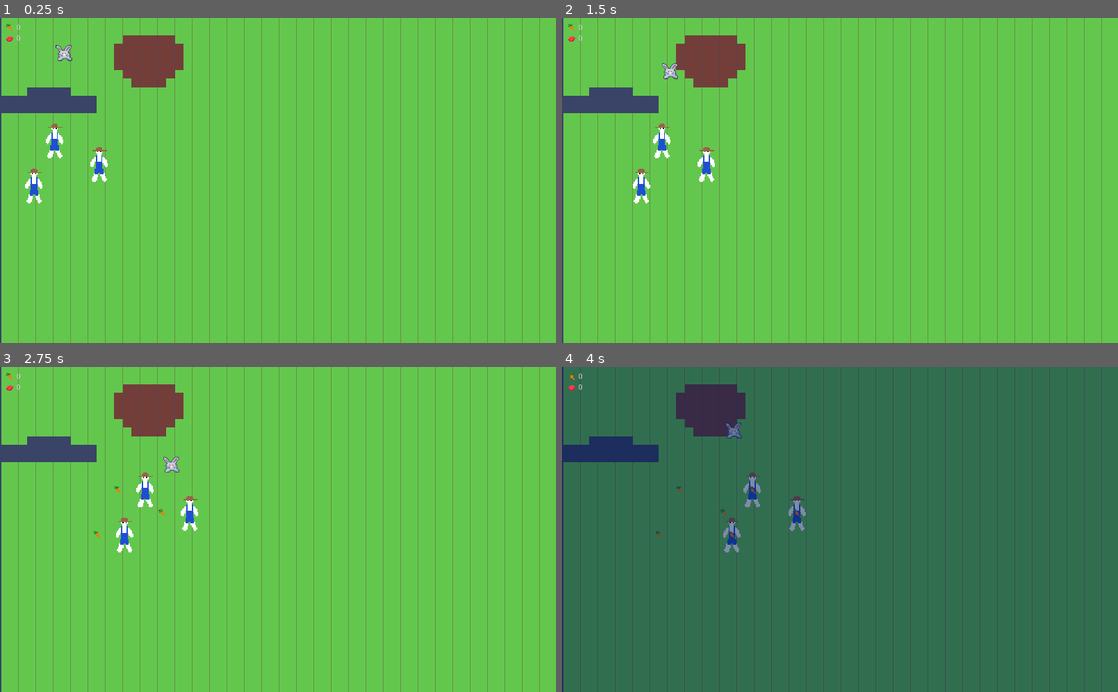
Above: before the commit, frames 1-4 (two rows, left to right).
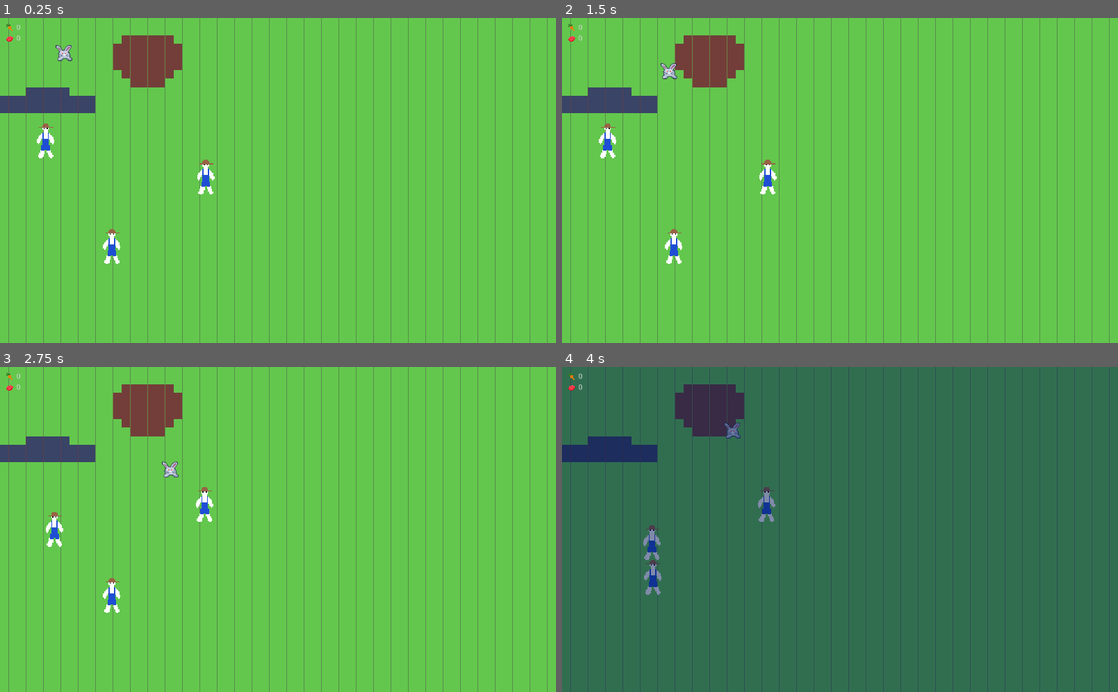
Above: after the commit, the same moments.

Repository: axerosh/rabbit-rampage
Game: Godot game, scene res://level.tscn
Same seed, same stepped clock (60 frames per second), same inputs: the game is played once before the commit and once after it.
Inputs:
- Up to frame 1 (0.25 s): no input
- Up to frame 2 (1.5 s): hold D (move_right) 0.53-1.28 s; hold Space (attack) 0.53-1.28 s; hold S (move_down) from 1.28 s (still down); tap Space (attack) at 1.35 s
- Up to frame 3 (2.75 s): release S (move_down) at 2.03 s; hold D (move_right) from 2.03 s (still down); hold Space (attack) from 2.03 s (still down)
- Up to frame 4 (4 s): release D (move_right) at 2.78 s; release Space (attack) at 2.78 s; hold W (move_up) 2.78-3.53 s; tap Space (attack) at 2.85 s; hold A (move_left) from 3.53 s (still down); hold Space (attack) from 3.53 s (still down)

The runs differ from the first frame. In frame 1, 9.0% of the frame differs, in the area x 0-99%, y 0-100%; in frame 2, 9.1%; in frame 3, 9.2%; in frame 4, 9.1%.

Commit message:
Add randomwalk for farmers

Diff:
--- /dev/null
+++ b/autoload/lookup.gd
@@ -0,0 +1,19 @@
+extends Node
+
+
+func _find_LevelNavigation(node):
+	for child in node.get_children():
+		if child is LevelNavigation:
+			return child
+		elif child.get_child_count() > 0:
+			var nav2d = _find_LevelNavigation(child)
+			if nav2d != null:
+				return nav2d
+	return null
+
+
+func find_LevelNavigation():
+	var nav2d = _find_LevelNavigation(get_node("/root"))
+	if nav2d == null:
+		push_error("There is no LevelNavigation in the scene!")
+	return nav2d
--- a/humans/farmer.gd
+++ b/humans/farmer.gd
@@ -4,20 +4,52 @@
 const flesh_scene: PackedScene = preload("res://collectables/flesh.tscn");
 const carrot_scene: PackedScene = preload("res://collectables/carrot.tscn");
 
-const time_between_drops: float = 2.0;
-const speed: Vector2 = Vector2(4000, 0);
+const min_time_between_drops: float = 2.0;
+const max_time_between_drops: float = 10.0;
+const speed: float = 4000.0
+const min_time_waiting: float = 0.5;
+const max_time_waiting: float = 3.5;
 
-var time_until_drop: float = time_between_drops;
+var time_between_drops: float = rand_range(min_time_between_drops, max_time_between_drops)
+var time_until_drop: float = time_between_drops
+var waiting_time: float = rand_range(min_time_waiting, max_time_waiting)
+
 var carrots_dropped: int = 0;
 
+var walk_path: PoolVector2Array = PoolVector2Array([])
+
+
 func _physics_process(delta: float) -> void:
-	var _movement: Vector2 = move_and_slide(speed * delta)
+	move_along_path(speed * delta)
+
+
+func move_along_path(distance: float):
+	if walk_path.size() == 0:
+		return
+
+	var start_point = position
+	var next_point = walk_path[0]
+	var distance_to_next = start_point.distance_to(next_point)
+	var direction = (next_point - position).normalized()
+	if distance <= distance_to_next:
+		move_and_slide(direction * distance)
+	else:
+		move_and_slide(direction * (distance - distance_to_next))
+		walk_path.remove(0)
+
 
 func _process(delta: float) -> void:
 	time_until_drop -= delta;
 	if (time_until_drop <= 0.0):
 		time_until_drop = time_between_drops;
 		drop_carrot()
+
+	if walk_path.size() == 0:
+		if waiting_time > 0:
+			waiting_time -= delta
+		elif waiting_time <= 0:
+			walk_path = Lookup.find_LevelNavigation().get_random_walk_path(position)
+			waiting_time = rand_range(min_time_waiting, max_time_waiting)
 
 func drop_carrot() -> void:
 	var carrot: Carrot = carrot_scene.instance();
--- a/level.tscn
+++ b/level.tscn
@@ -1,8 +1,9 @@
-[gd_scene load_steps=9 format=2]
+[gd_scene load_steps=10 format=2]
 
 [ext_resource path="res://images/tileset.png" type="Texture" id=1]
 [ext_resource path="res://rabbit/Rabbit.tscn" type="PackedScene" id=2]
 [ext_resource path="res://humans/farmer.tscn" type="PackedScene" id=3]
+[ext_resource path="res://level_navigation.gd" type="Script" id=4]
 
 [sub_resource type="NavigationPolygon" id=4]
 vertices = PoolVector2Array( 16, 16, 0, 16, 0, 0, 16, 0 )
@@ -73,48 +74,36 @@
 } ]
 2/z_index = 0
 
-[sub_resource type="GDScript" id=5]
-script/source = "extends TileMap
-
-
-# Declare member variables here. Examples:
-# var a = 2
-# var b = \"text\"
-
-
-# Called when the node enters the scene tree for the first time.
-func _ready():
-	pass # Replace with function body.
-
-
-# Called every frame. 'delta' is the elapsed time since the previous frame.
-#func _process(delta):
-#	pass
-"
+[sub_resource type="NavigationPolygon" id=6]
+vertices = PoolVector2Array( 364, 50, 994, 38, 991, 552, 365, 166, 31, 555, 206, 214, 29, 214, 208, 169 )
+polygons = [ PoolIntArray( 0, 1, 2, 3 ), PoolIntArray( 3, 2, 4, 5 ), PoolIntArray( 4, 6, 5 ), PoolIntArray( 3, 5, 7 ) ]
+outlines = [ PoolVector2Array( 29, 214, 206, 214, 208, 169, 365, 166, 364, 50, 994, 38, 991, 552, 31, 555 ) ]
 
 [node name="Game" type="Node2D"]
 
-[node name="Navigation2D" type="Navigation2D" parent="."]
-position = Vector2( 2, 0 )
-
-[node name="TileMap" type="TileMap" parent="Navigation2D"]
+[node name="TileMap" type="TileMap" parent="."]
 tile_set = SubResource( 3 )
 cell_size = Vector2( 16, 16 )
 format = 1
 tile_data = PoolIntArray( -1638435, 2, 0, -1638434, 2, 0, -1638433, 2, 0, -1638432, 2, 0, -1638431, 2, 0, -1638430, 2,  …(177304 unchanged characters)…
-script = SubResource( 5 )
+
+[node name="LevelNavigation" type="Navigation2D" parent="."]
+script = ExtResource( 4 )
+
+[node name="NavigationPolygonInstance" type="NavigationPolygonInstance" parent="LevelNavigation"]
+navpoly = SubResource( 6 )
 
 [node name="Rabbit" parent="." instance=ExtResource( 2 )]
 position = Vector2( 119, 63 )
 
-[node name="Farmer" parent="." instance=ExtResource( 3 )]
+[node name="Farmer1" parent="." instance=ExtResource( 3 )]
 position = Vector2( 84, 227 )
 scale = Vector2( 2, 2 )
 
 [node name="Farmer2" parent="." instance=ExtResource( 3 )]
-position = Vector2( 46, 310 )
+position = Vector2( 206, 422 )
 scale = Vector2( 2, 2 )
 
 [node name="Farmer3" parent="." instance=ExtResource( 3 )]
-position = Vector2( 166, 270 )
+position = Vector2( 379, 294 )
 scale = Vector2( 2, 2 )
--- /dev/null
+++ b/level_navigation.gd
@@ -0,0 +1,12 @@
+extends Navigation2D
+class_name LevelNavigation
+
+
+func get_random_walk_path(current_pos: Vector2, min_distance: float = 100, max_distance: float = 500):
+	var distance = rand_range(min_distance, max_distance)
+	var target_x = current_pos.x + rand_range(-distance, distance)
+	var target_y = current_pos.y + rand_range(-distance, distance)
+
+	var target = get_closest_point(Vector2(target_x, target_y))
+	var path = get_simple_path(current_pos, target, false)
+	return path
--- a/project.godot
+++ b/project.godot
@@ -23,11 +23,17 @@
 "class": "Flesh",
 "language": "GDScript",
 "path": "res://collectables/flesh.gd"
+}, {
+"base": "Navigation2D",
+"class": "LevelNavigation",
+"language": "GDScript",
+"path": "res://level_navigation.gd"
 } ]
 _global_script_class_icons={
 "Carrot": "",
 "Farmer": "",
-"Flesh": ""
+"Flesh": "",
+"LevelNavigation": ""
 }
 
 [application]
@@ -39,6 +45,7 @@
 [autoload]
 
 DayNightManager="*res://autoload/day_night_manager.gd"
+Lookup="*res://autoload/lookup.gd"
 
 [display]
 
